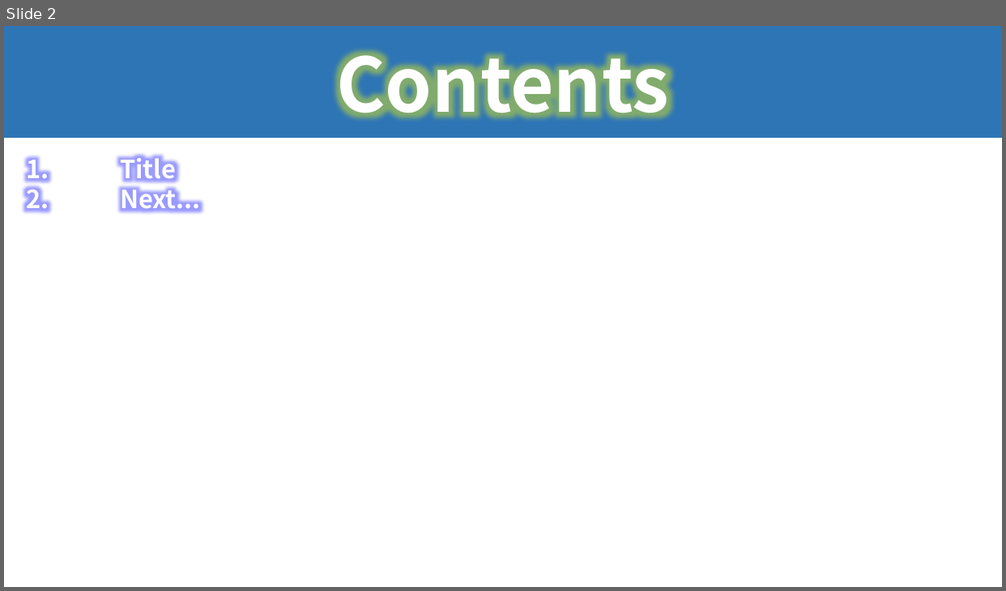
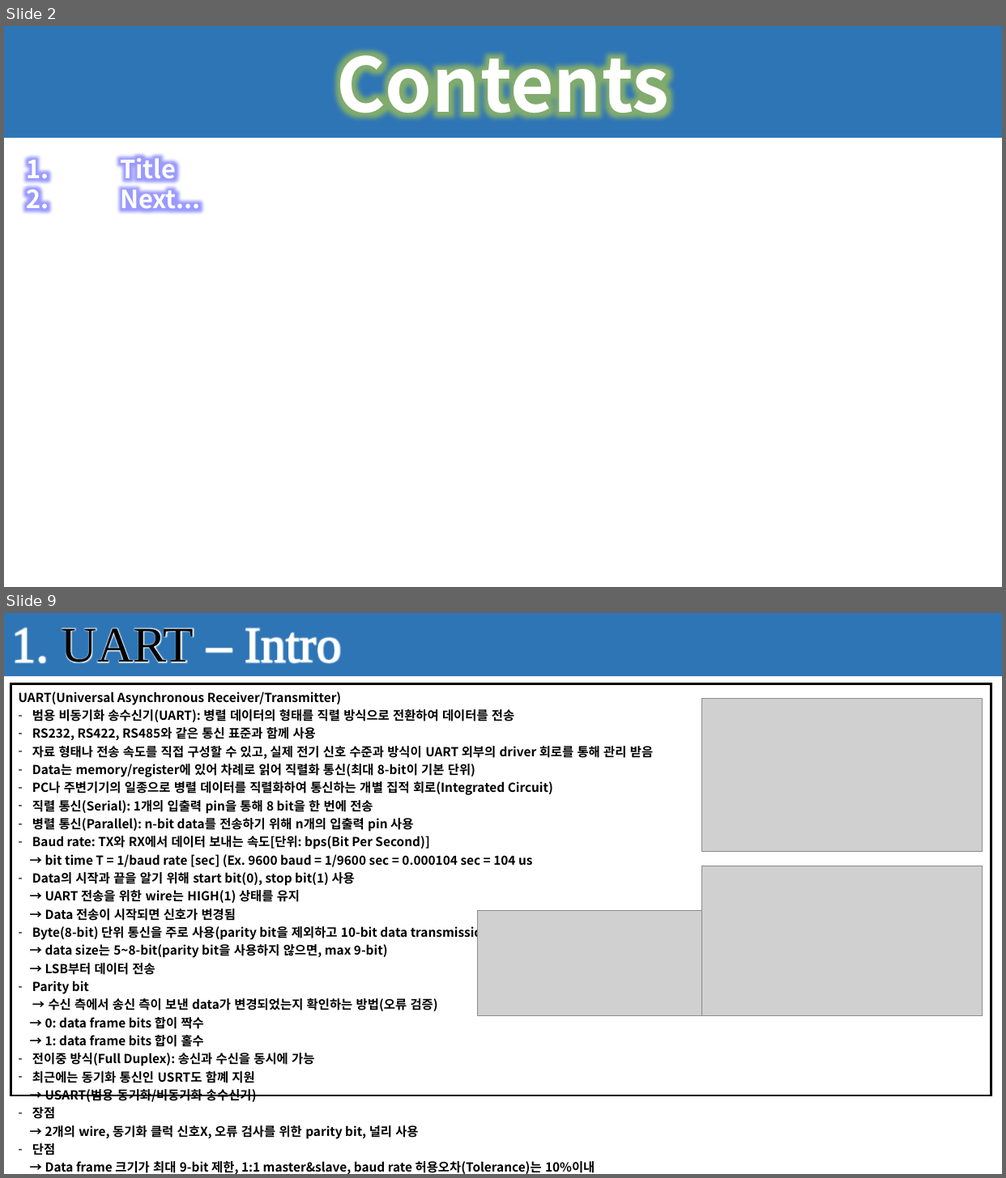
Before and after one commit to seonghokim/Study, a slide deck: Study Material/Firmware Explanation.pptx. Shown one above the other, each under a label of ours: slide 2 before the commit, slides 2 and 9 after it; the slides between them are not shown. The pictures are 1006x591 and 1006x1178 pixels, drawn with LibreOffice and Linux fonts; fonts in the diff are those of the drawing; grey boxes stand for pictures. Boxes give left, top, right and bottom in pixels: in the first picture for what was removed or moved away, otherwise in the second. Text is boxed around its words. In the diff, an @@ line names an element or a change of style, - is before the commit and + after.

```diff
--- a/Study Material/Firmware Explanation.pptx
+++ b/Study Material/Firmware Explanation.pptx
@@ slide 9 added at box(4, 613, 1002, 1174), background #FFFFFF @@
@@ rectangle added at box(4, 613, 1002, 676), fill #404040 @@
@@ rectangle added at box(4, 613, 1002, 677), fill #2E75B6, 48 pt, text #FFFFFF @@
+1. UART – Intro
@@ table added at box(10, 684, 991, 1174), 1 rows, 1 columns @@
+UART(Universal Asynchronous Receiver/Transmitter) / 범용 비동기화 송수신기(UART): 병렬 데이터의 형태를 직렬 방식으로 전환하여 데이터를 전송 / RS232, RS422, RS485와 같은 통신 표준과 함께 사용 / 자료 형태나 전송 속도를 직접 구성할 수 있고, 실제 전기 신호 수준과 방식이 UART 외부의 driver 회로를 통해 관리 받음 / Data는 memory/register에 있어 차례로 읽어 직렬화 통신(최대 8-bit이 기본 단위) / PC나 주변기기의 일종으로 병렬 데이터를 직렬화하여 통신하는 개별 집적 회로(Integrated Circuit) / 직렬 통신(Serial): 1개의 입출력 pin을 통해 8 bit을 한 번에 전송 / 병렬 통신(Parallel): n-bit data를 전송하기 위해 n개의 입출력 pin 사용 / Baud rate: TX와 RX에서 데이터 보내는 속도[단위: bps(Bit Per Second)] / → bit time T = 1/baud rate [sec] (Ex. 9600 baud = 1/9600 sec = 0.000104 sec = 104 us / Data의 시작과 끝을 알기 위해 start bit(0), stop bit(1) 사용 / → UART 전송을 위한 wire는 HIGH(1) 상태를 유지 / → Data 전송이 시작되면 신호가 변경됨 / Byte(8-bit) 단위 통신을 주로 사용(parity bit을 제외하고 10-bit data transmission) / → data size는 5~8-bit(parity bit을 사용하지 않으면, max 9-bit) / → LSB부터 데이터 전송 / Parity bit / → 수신 측에서 송신 측이 보낸 data가 변경되었는지 확인하는 방법(오류 검증) / → 0: data frame bits 합이 짝수 / → 1: data frame bits 합이 홀수 / 전이중 방식(Full Duplex): 송신과 수신을 동시에 가능 / 최근에는 동기화 통신인 USRT도 함꼐 지원 / → USART(범용 동기화/비동기화 송수신기) / 장점 / → 2개의 wire, 동기화 클럭 신호X, 오류 검사를 위한 parity bit, 널리 사용 / 단점 / → Data frame 크기가 최대 9-bit 제한, 1:1 master&slave, baud rate 허용오차(Tolerance)는 10%이내
@@ picture added at box(701, 698, 982, 852) @@
@@ picture added at box(701, 866, 982, 1016) @@
@@ picture added at box(477, 911, 701, 1016) @@
```
Also in this commit, not shown: 10 other slides added.
